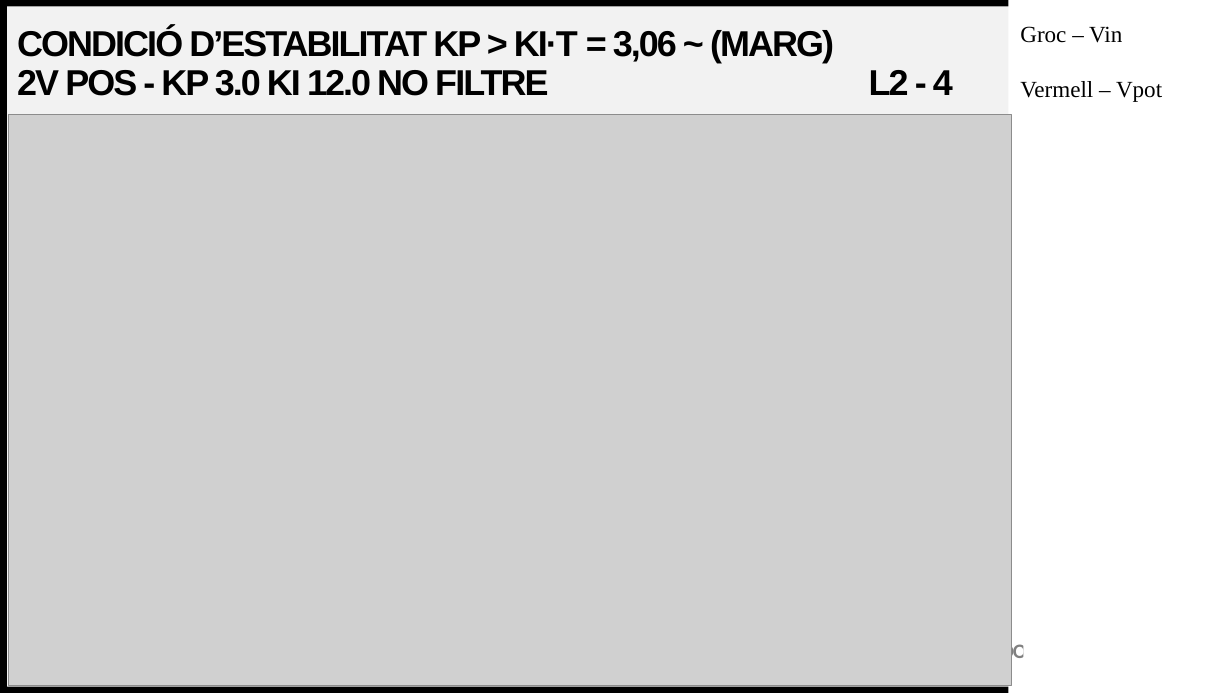
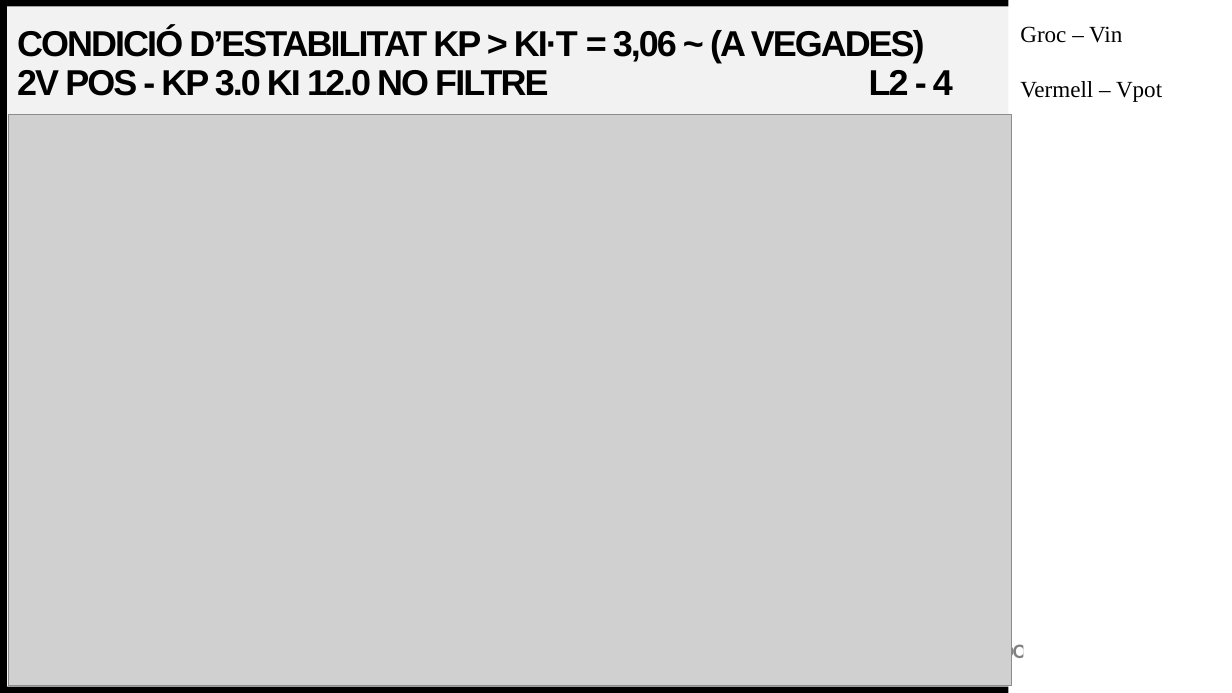
Before and after one commit to Argyrum/TFG-Control, a slide deck: slide 27 of Presentacions/Resultats de l’Anàlisi de la Planta de DS - Compendi 1-4 .pptx. Drawn at 1232x693 pixels with LibreOffice and Linux fonts; fonts in the diff are those of the drawing; grey boxes stand for pictures. Boxes give left, top, right and bottom in pixels: in the first picture for what was removed or moved away, otherwise in the second. Text is boxed around its words. In the diff, an @@ line names an element or a change of style, - is before the commit and + after.

```diff
--- a/Presentacions/Resultats de l’Anàlisi de la Planta de DS - Compendi 1-4 .pptx
+++ b/Presentacions/Resultats de l’Anàlisi de la Planta de DS - Compendi 1-4 .pptx
@@ title at <box>17,28,953,96</box>: text changed @@
-CONDICIÓ D’ESTABILITAT KP > KI∙Τ = 3,06 ~ (MARG)
-2V POS - KP 3.0 KI 12.0 NO FILTRE L2 - 4
+CONDICIÓ D’ESTABILITAT KP > KI∙Τ = 3,06 ~ (A VEGADES)
+2V POS - KP 3.0 KI 12.0 NO FILTRE L2 - 4
```
Also in this commit, not shown: 3 other slides changed, 1 slide added, 9 other files.
